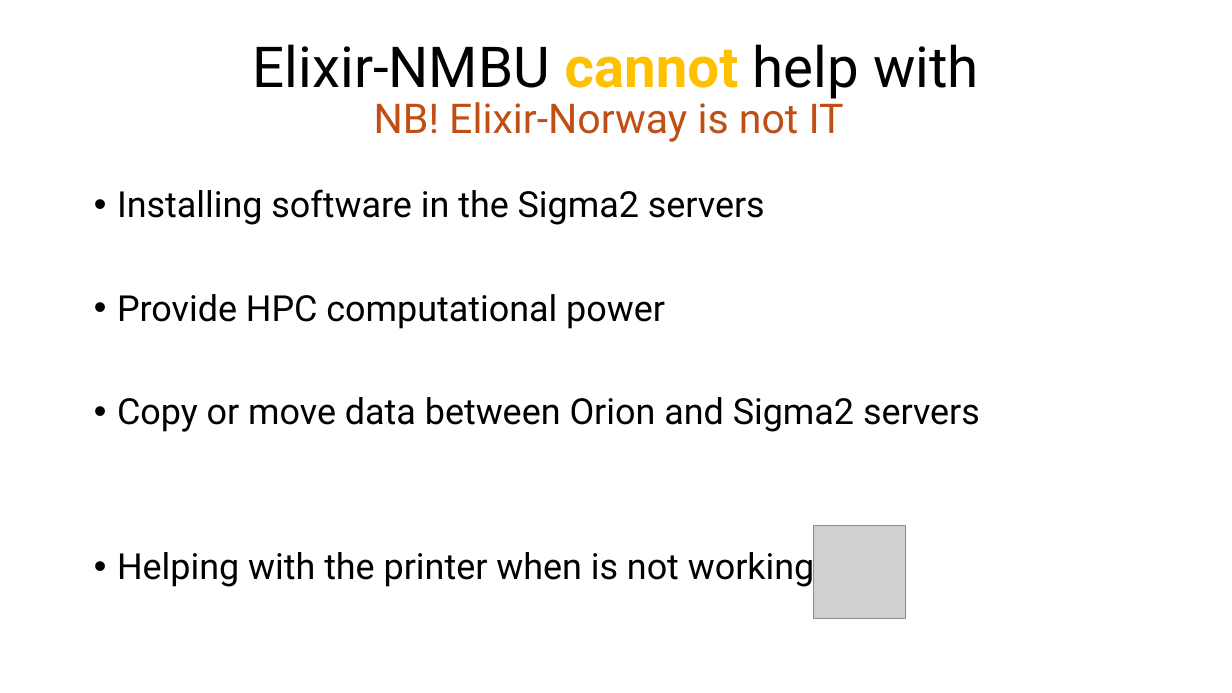
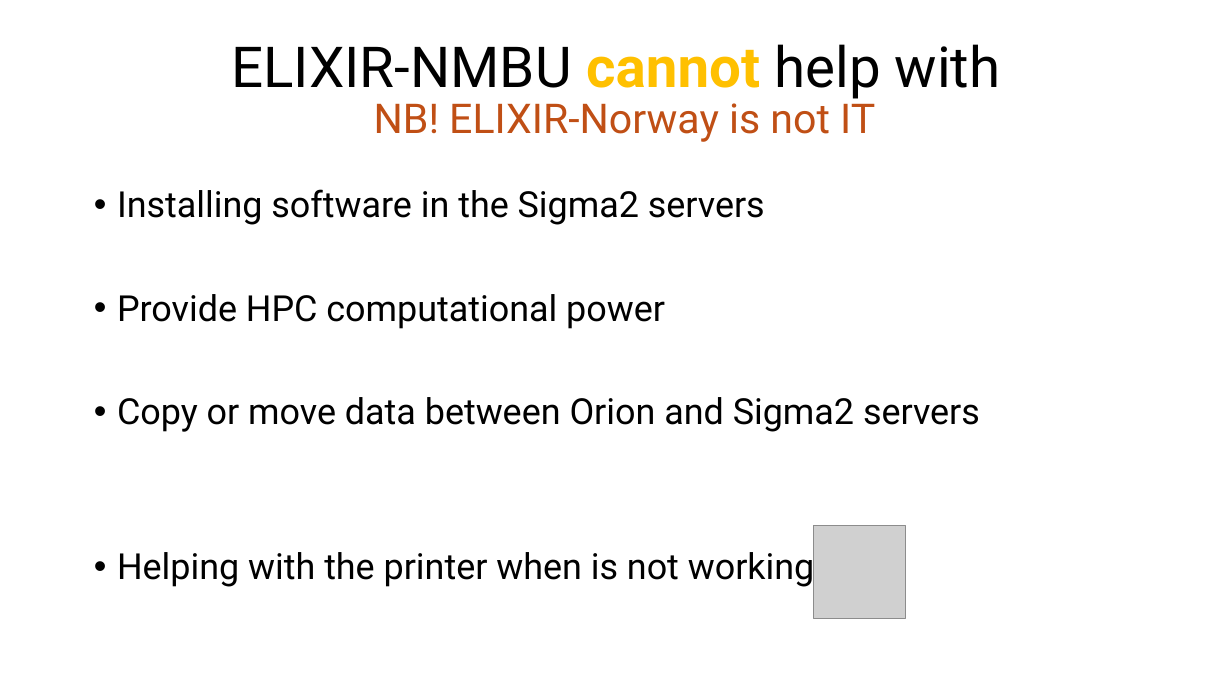
Before and after one commit to ELIXIR-Norway-Training/elixir-nels-galaxy-rnaseq, a slide deck: slide 8 of slides/ElixirAt_OsloMet_2026.pptx. Drawn at 1232x693 pixels with LibreOffice and Linux fonts; fonts in the diff are those of the drawing; grey boxes stand for pictures. Boxes give left, top, right and bottom in pixels: in the first picture for what was removed or moved away, otherwise in the second. Text is boxed around its words. In the diff, an @@ line names an element or a change of style, - is before the commit and + after.

Commit message:
ELIXIR

```diff
--- a/slides/ElixirAt_OsloMet_2026.pptx
+++ b/slides/ElixirAt_OsloMet_2026.pptx
@@ title at bbox=[231, 44, 1001, 99]: text changed @@
-Elixir-NMBU cannot help with
+ELIXIR-NMBU cannot help with
@@ text at bbox=[374, 95, 875, 142]: text changed @@
-NB! Elixir-Norway is not IT
+NB! ELIXIR-Norway is not IT
```
Also in this commit, not shown: 4 other slides changed, 1 other file.
